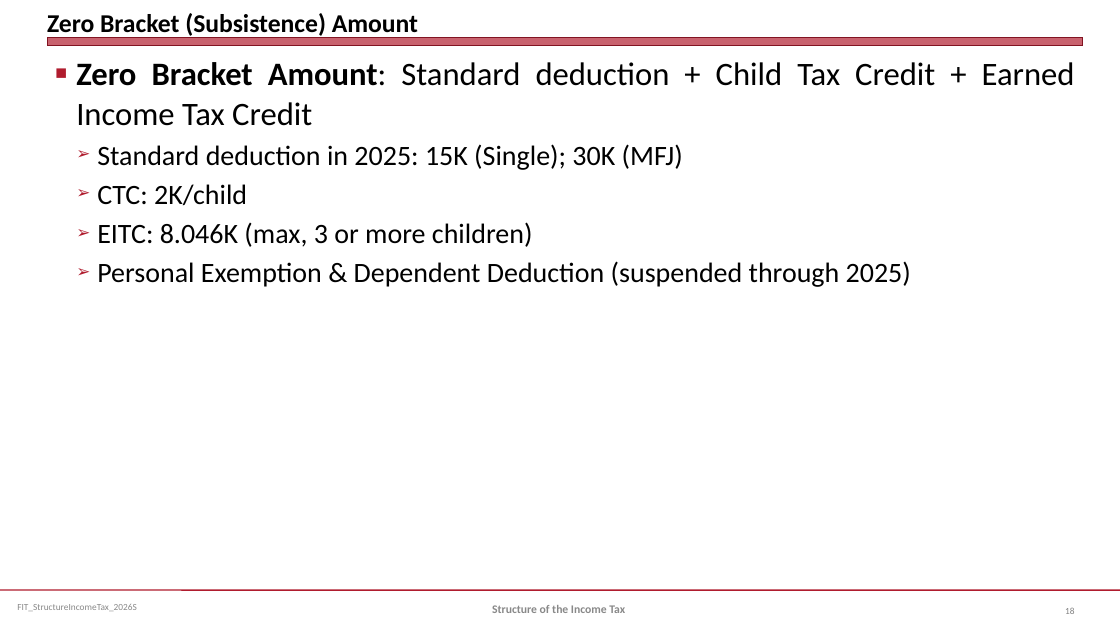
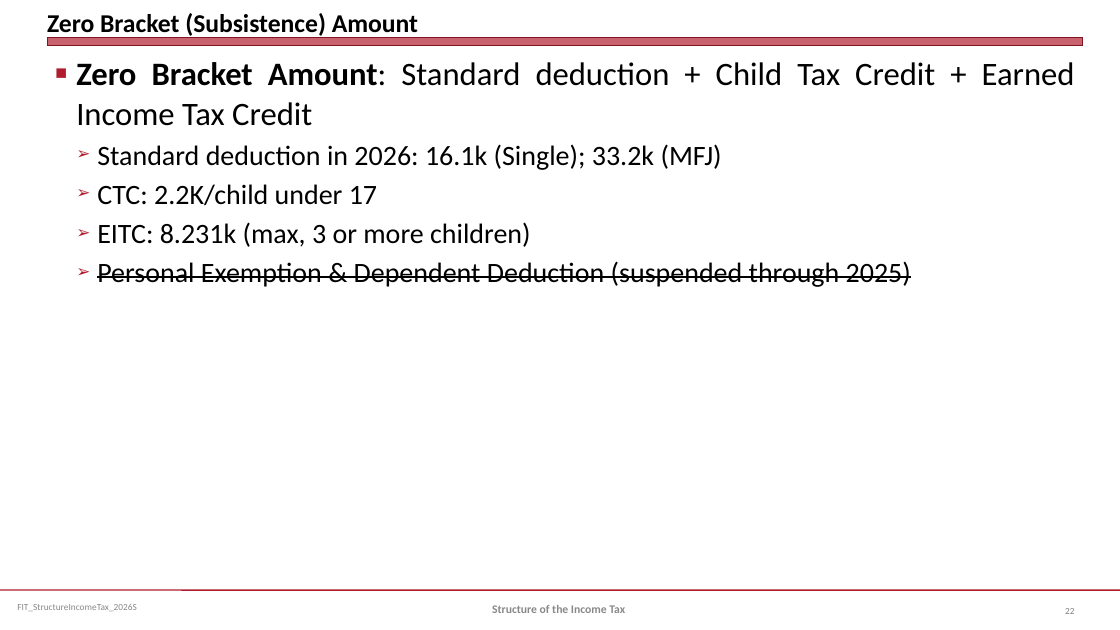
Before and after one commit to jmc877/Fed-Income-Tax, a slide deck: slide 22 of slides/FIT_StructureIncomeTax_2026S.pptx (slide 18 before the commit). Drawn at 1120x630 pixels with LibreOffice and Linux fonts; fonts in the diff are those of the drawing. Boxes give left, top, right and bottom in pixels: in the first picture for what was removed or moved away, otherwise in the second. Text is boxed around its words. In the diff, an @@ line names an element or a change of style, - is before the commit and + after.

```diff
--- a/slides/FIT_StructureIncomeTax_2026S.pptx
+++ b/slides/FIT_StructureIncomeTax_2026S.pptx
@@ text at (97, 144, 722, 247): text changed @@
-  ➢ Standard deduction in 2025: 15K (Single); 30K (MFJ)
-  ➢ CTC: 2K/child
-  ➢ EITC: 8.046K (max, 3 or more children)
+  ➢ Standard deduction in 2026: 16.1k (Single); 33.2k (MFJ)
+  ➢ CTC: 2.2K/child under 17
+  ➢ EITC: 8.231k (max, 3 or more children)
@@ text at (97, 261, 911, 287): strikethrough on in "Personal Exemption & Dependent Deduction (suspended through ..." @@
```
Also in this commit, not shown: 21 other slides changed, 5 slides added, 2 other files.
